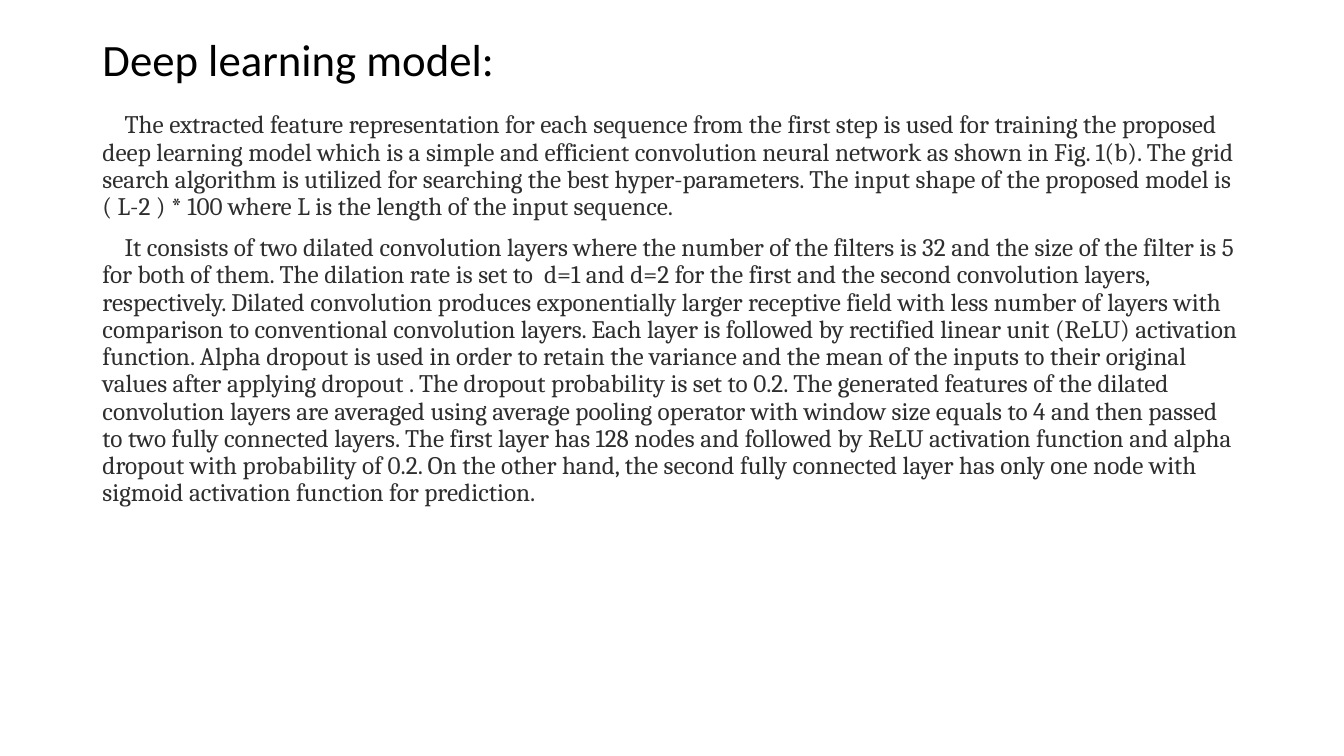
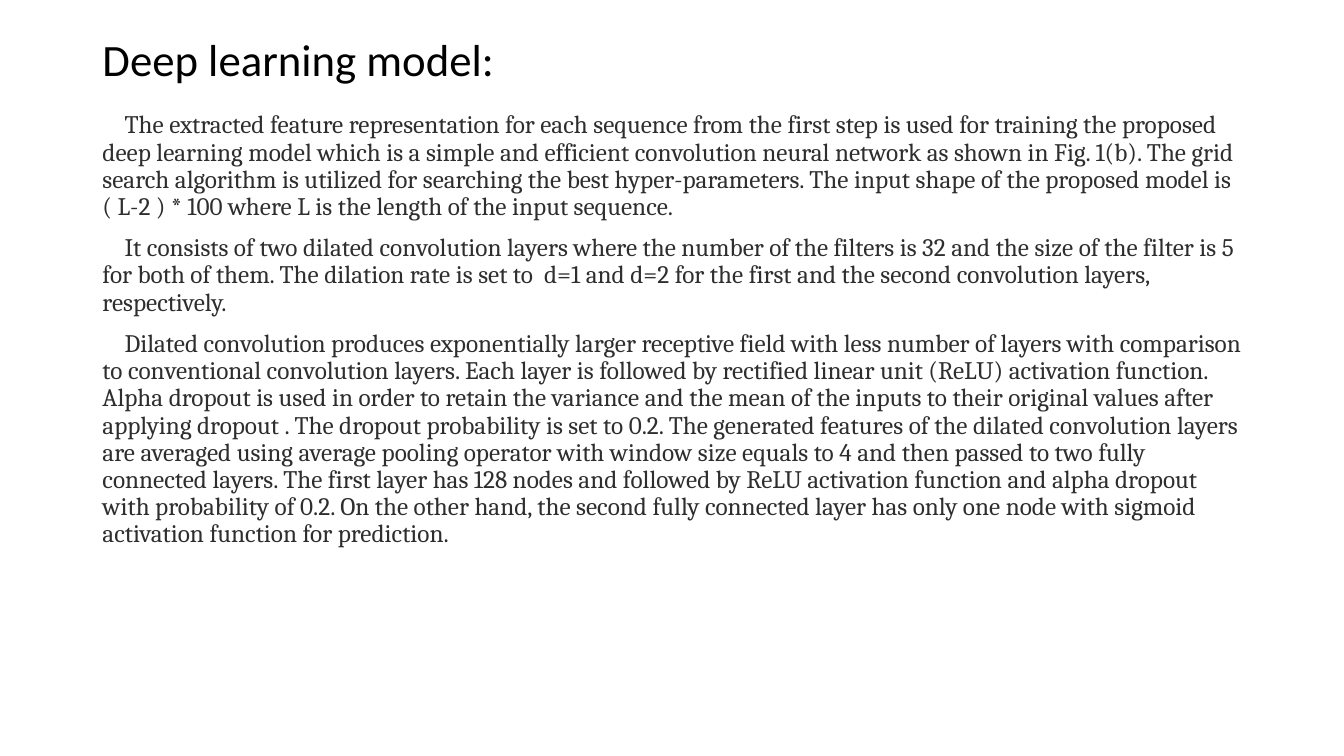
Before and after one commit to YanChengHuang/paper_implement, a slide deck: slide 13 of iN6-Methyl/Presentation/iN6-Methyl.pptx. Drawn at 1344x756 pixels with LibreOffice and Linux fonts; fonts in the diff are those of the drawing. Boxes give left, top, right and bottom in pixels: in the first picture for what was removed or moved away, otherwise in the second. Text is boxed around its words. In the diff, an @@ line names an element or a change of style, - is before the commit and + after.

```diff
--- a/iN6-Methyl/Presentation/iN6-Methyl.pptx
+++ b/iN6-Methyl/Presentation/iN6-Methyl.pptx
@@ text at [102,238,1241,548]: text changed @@
-It consists of two dilated convolution layers where the number of the filters is 32 and the size of the filter is 5 for both of them. The dilation rate is set to d=1 and d=2 for the first and the second convolution layers, respectively. Dilated convolution produces exponentially larger receptive field with less number of layers with comparison to conventional convolution layers. Each layer is followed by rectified linear unit (ReLU) activation function. Alpha dropout is used in order to retain the variance and the mean of the inputs to their original values after applying dropout . The dropout probability is set to 0.2. The generated features of the dilated convolution layers are averaged using average pooling operator with window size equals to 4 and then passed to two fully connected layers. The first layer has 128 nodes and followed by ReLU activation function and alpha dropout with probability of 0.2. On the other hand, the second fully connected layer has only one node with sigmoid activation function for prediction.
+It consists of two dilated convolution layers where the number of the filters is 32 and the size of the filter is 5 for both of them. The dilation rate is set to d=1 and d=2 for the first and the second convolution layers, respectively.
+Dilated convolution produces exponentially larger receptive field with less number of layers with comparison to conventional convolution layers. Each layer is followed by rectified linear unit (ReLU) activation function. Alpha dropout is used in order to retain the variance and the mean of the inputs to their original values after applying dropout . The dropout probability is set to 0.2. The generated features of the dilated convolution layers are averaged using average pooling operator with window size equals to 4 and then passed to two fully connected layers. The first layer has 128 nodes and followed by ReLU activation function and alpha dropout with probability of 0.2. On the other hand, the second fully connected layer has only one node with sigmoid activation function for prediction.
```
Also in this commit, not shown: 5 other slides changed, 4 other files.
